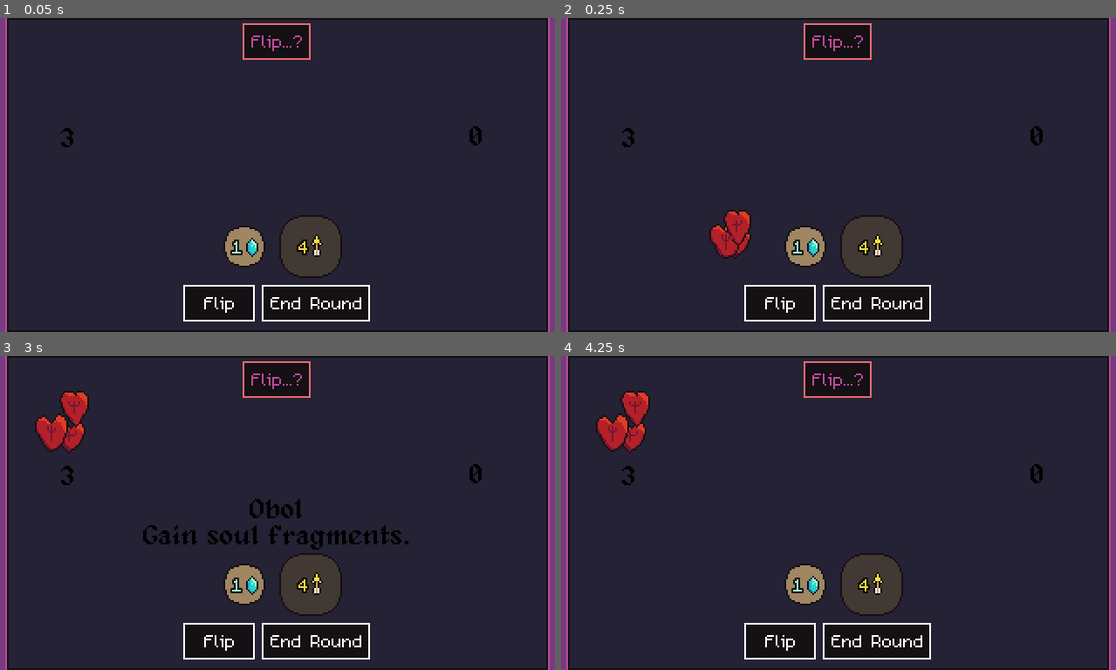
Above: before the commit, frames 1-4 (two rows, left to right).
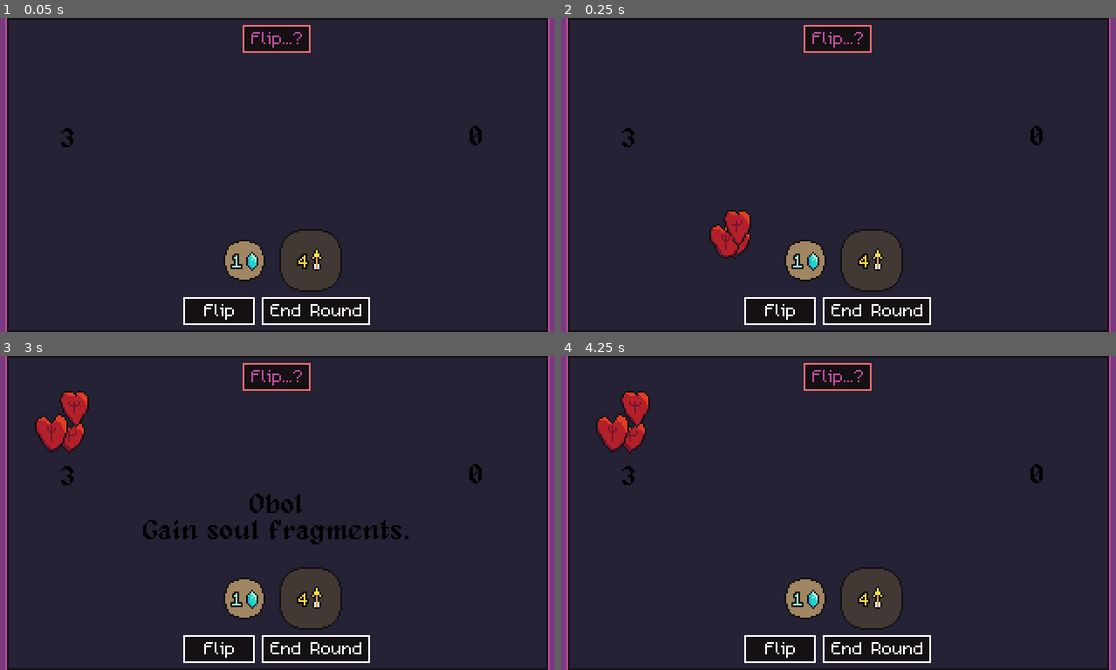
Above: after the commit, the same moments.

Repository: bdunko/Charon-s-Obol
Game: Godot game, scene res://main.tscn
Same seed, same stepped clock (60 frames per second), same inputs: the game is played once before the commit and once after it.
Inputs (mouse positions are in pixels of both pictures, inside the frame that each line leads up to):
- Up to frame 1 (0.05 s): no input
- Up to frame 2 (0.25 s): no input
- Up to frame 3 (3 s): move the mouse to (277, 381) at 0.52 s; click (277, 381) at 0.67 s; tap Enter at 1.25, 2.75 s; move the mouse to (216, 556) at 1.27 s; click (216, 556) at 1.42 s; tap Space at 2 s; move the mouse to (283, 556) at 2.02 s; click (283, 556) at 2.17 s; move the mouse to (249, 575) at 2.77 s; click (249, 575) at 2.92 s
- Up to frame 4 (4.25 s): tap Space at 3.5 s; move the mouse to (1005, 560) at 3.52 s; click (1005, 560) at 3.67 s

The runs differ from the first frame. In frame 1, 5.1% of the frame differs, in the area x 33-67%, y 1-98%; in frame 2, 5.1%; in frame 3, 6.5%, in the area x 25-74%, y 1-98%; in frame 4, 5.1%.
Error in both runs: Assertion failed. (res://global.gd:139)

Commit message:
Make slightly more space

Diff:
--- a/main.tscn
+++ b/main.tscn
@@ -35,9 +35,9 @@
 
 [node name="PlayerTextboxs" type="HBoxContainer" parent="UI"]
 offset_left = 6.0
-offset_top = 153.0
+offset_top = 160.0
 offset_right = 314.0
-offset_bottom = 174.0
+offset_bottom = 176.0
 alignment = 1
 
 [node name="FlipButton" parent="UI/PlayerTextboxs" instance=ExtResource("13_kjj73")]
@@ -107,9 +107,9 @@
 [node name="PowerLabel" type="Label" parent="UI"]
 texture_filter = 1
 offset_left = 6.0
-offset_top = 76.0
+offset_top = 73.0
 offset_right = 314.0
-offset_bottom = 117.0
+offset_bottom = 114.0
 theme_override_colors/font_color = Color(0, 0, 0, 1)
 theme_override_constants/line_spacing = 0
 theme_override_fonts/font = ExtResource("10_5ty3u")
@@ -149,9 +149,9 @@
 position = Vector2(150, 27)
 
 [node name="CharonTextbox" type="BoxContainer" parent="UI"]
-offset_top = 3.0
+offset_top = 4.0
 offset_right = 320.0
-offset_bottom = 24.0
+offset_bottom = 20.0
 alignment = 1
 script = ExtResource("15_jk3ch")
 
@@ -169,9 +169,9 @@
 
 [node name="CoinRow" type="HBoxContainer" parent="Table"]
 offset_left = 6.0
-offset_top = 113.0
+offset_top = 121.0
 offset_right = 314.0
-offset_bottom = 149.0
+offset_bottom = 157.0
 size_flags_horizontal = 4
 size_flags_vertical = 4
 mouse_filter = 2
@@ -183,30 +183,37 @@
 
 [node name="Coin2" parent="Table/CoinRow" instance=ExtResource("3_43qkv")]
 layout_mode = 2
+size_flags_vertical = 8
 
 [node name="Coin3" parent="Table/CoinRow" instance=ExtResource("3_43qkv")]
 layout_mode = 2
+size_flags_vertical = 8
 
 [node name="Coin4" parent="Table/CoinRow" instance=ExtResource("3_43qkv")]
 layout_mode = 2
+size_flags_vertical = 8
 
 [node name="Coin5" parent="Table/CoinRow" instance=ExtResource("3_43qkv")]
 layout_mode = 2
+size_flags_vertical = 8
 
 [node name="Coin6" parent="Table/CoinRow" instance=ExtResource("3_43qkv")]
 layout_mode = 2
+size_flags_vertical = 8
 
 [node name="Coin7" parent="Table/CoinRow" instance=ExtResource("3_43qkv")]
 layout_mode = 2
+size_flags_vertical = 8
 
 [node name="Coin8" parent="Table/CoinRow" instance=ExtResource("3_43qkv")]
 layout_mode = 2
+size_flags_vertical = 8
 
 [node name="Shop" type="HBoxContainer" parent="Table"]
 offset_left = 77.0
-offset_top = 21.0
+offset_top = 16.0
 offset_right = 243.0
-offset_bottom = 81.0
+offset_bottom = 76.0
 mouse_filter = 2
 theme_override_constants/separation = 14
 alignment = 1
--- a/ui/charon_textbox.gd
+++ b/ui/charon_textbox.gd
@@ -13,7 +13,7 @@
 		Global.State.AFTER_FLIP:
 			_TEXTBOX.set_text("Payoff...")
 		Global.State.SHOP:
-			_TEXTBOX.set_text("New coins...?")
+			_TEXTBOX.set_text("Buy or sell...?")
 		Global.State.GAME_OVER:
 			var victory = Global.coin_value >= Global.GOAL_COIN_VALUE
 			_TEXTBOX.set_text("What? You win? How??" if victory else "Your soul is mine!")
--- a/ui/textbox.tscn
+++ b/ui/textbox.tscn
@@ -6,8 +6,8 @@
 
 [node name="Textbox" type="MarginContainer"]
 z_index = 4000
-offset_right = 24.0
-offset_bottom = 21.0
+offset_right = 49.0
+offset_bottom = 16.0
 mouse_filter = 0
 theme = ExtResource("1_hmwmk")
 script = ExtResource("2_5nlw7")
@@ -25,9 +25,9 @@
 size_flags_horizontal = 0
 mouse_filter = 2
 theme_override_constants/margin_left = 5
-theme_override_constants/margin_top = 3
+theme_override_constants/margin_top = 0
 theme_override_constants/margin_right = 4
-theme_override_constants/margin_bottom = 5
+theme_override_constants/margin_bottom = 3
 
 [node name="Text" type="RichTextLabel" parent="TextMargin"]
 texture_filter = 1
@@ -37,7 +37,7 @@
 mouse_filter = 2
 theme = ExtResource("1_hmwmk")
 bbcode_enabled = true
-text = "jdf"
+text = "CHARONj"
 fit_content = true
 scroll_active = false
 autowrap_mode = 0
